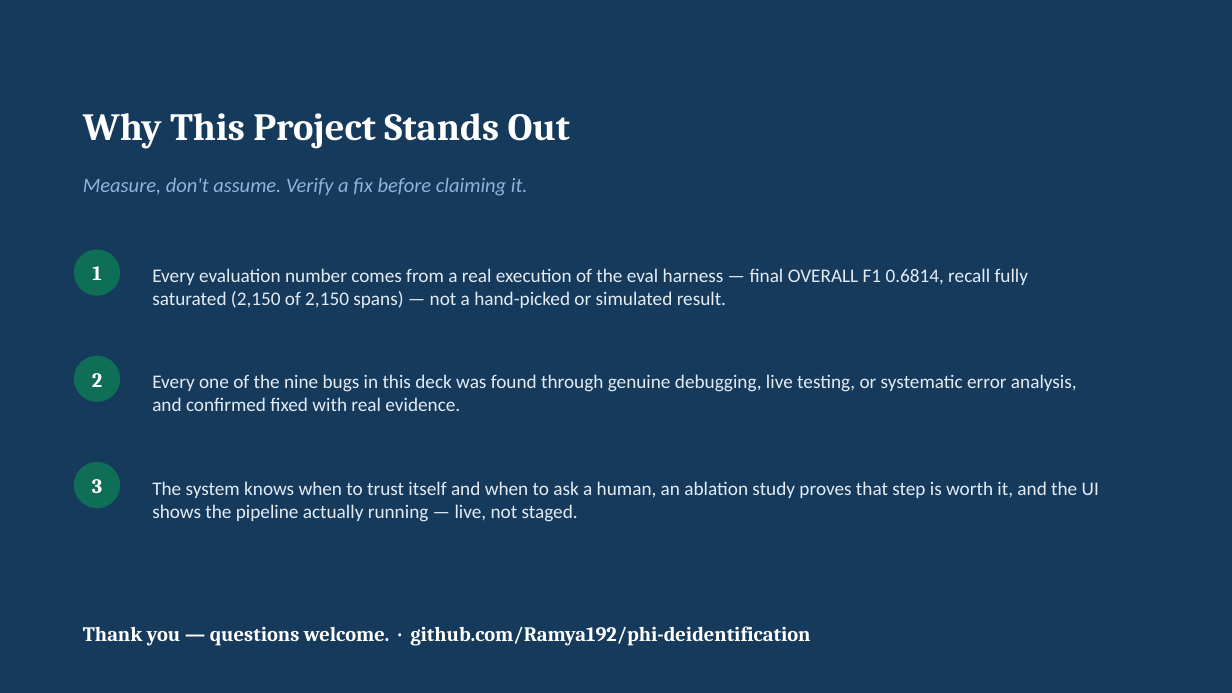
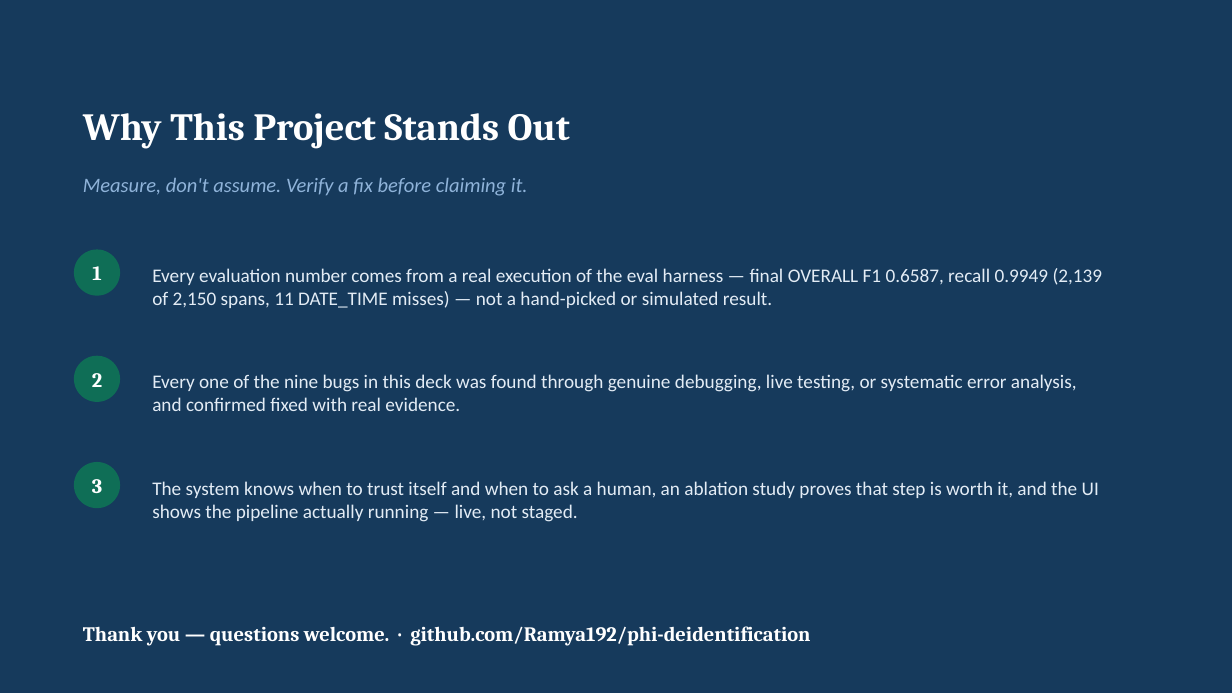
Before and after one commit to Ramya192/phi-deidentification, a slide deck: slide 19 of Capstone_Presentation.pptx. Drawn at 1232x693 pixels with LibreOffice and Linux fonts; fonts in the diff are those of the drawing. Boxes give left, top, right and bottom in pixels: in the first picture for what was removed or moved away, otherwise in the second. Text is boxed around its words. In the diff, an @@ line names an element or a change of style, - is before the commit and + after.

Commit message:
Post-evaluation hardening pass: eval coverage, security, and reproducibility
Closes the gaps identified in a lecturer-style evaluation of the capstone:

- Evaluate the previously-unevaluated LLM tiers: classification
  (eval/classification_eval.py, 96.86% vs 80.86% heuristic) and adjudication
  (eval/adjudication_eval.py, matches/exceeds a perfect-human-reviewer baseline)
- Add statistical significance to the ablation study via paired bootstrap
  (eval/ablation_study.py) -- both F1 deltas confirmed significant, not noise
- Add a lightweight load test (eval/load_test.py) measuring real throughput/
  latency and the single-writer SQLite checkpointer's ceiling
- Add a SQLite-corruption chaos test (tests/test_chaos_sqlite_corruption.py);
  fixes GET /records* leaking an unhandled exception on a corrupted store
- Add per-record audit authorization: X-Client-Id scoping + optional admin
  key for GET /records and GET /records/{id}/audit (api/main.py,
  storage/audit_store.py, tests/test_audit_record_auth.py)
- Cap POST /redact's JSON text body at 50MB, matching the existing file-
  upload limit
- Pin presidio-analyzer/spacy/thinc/blis to the exact versions that produce
  the numbers in README/report/deck, after discovering the previous
  unpinned range let a routine install silently drift the eval results
- Fix the 350 vs. 354 document-count and F1 0.6814 vs. 0.6587 inconsistencies
  across README, the capstone report, and the presentation deck
- Add real screenshots of the running system (docs/screenshots/) referenced
  from README
- Remove artifacts that hinted at AI-assisted authorship (stray file
  reference, PptxGenJS document metadata)

66 tests passing (up from 51), including two new test files.

```diff
--- a/Capstone_Presentation.pptx
+++ b/Capstone_Presentation.pptx
@@ text at (152, 268, 1103, 308): text changed @@
-Every evaluation number comes from a real execution of the eval harness — final OVERALL F1 0.6814, recall fully saturated (2,150 of 2,150 spans) — not a hand-picked or simulated result.
+Every evaluation number comes from a real execution of the eval harness — final OVERALL F1 0.6587, recall 0.9949 (2,139 of 2,150 spans, 11 DATE_TIME misses) — not a hand-picked or simulated result.
```
Also in this commit, not shown: 6 other slides changed, 33 other files.
